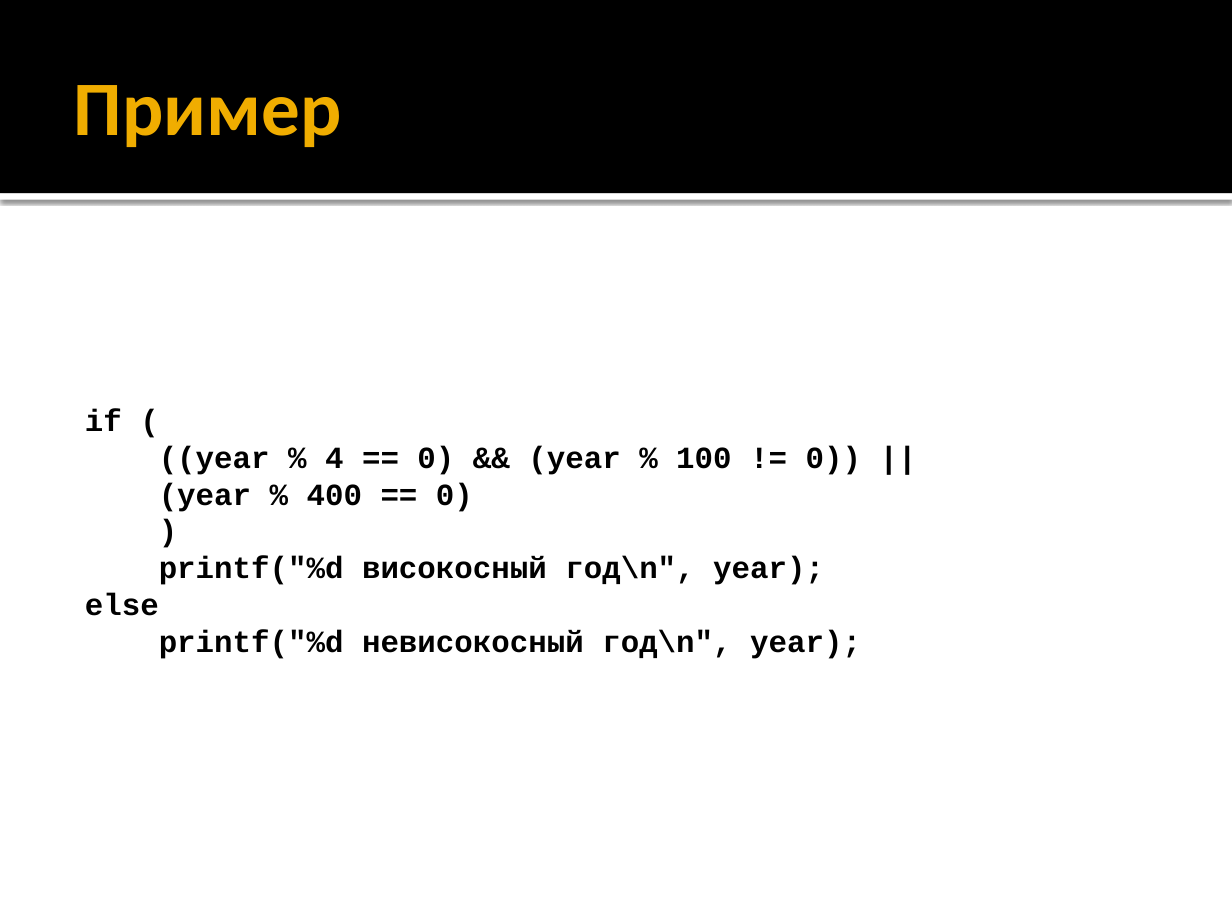
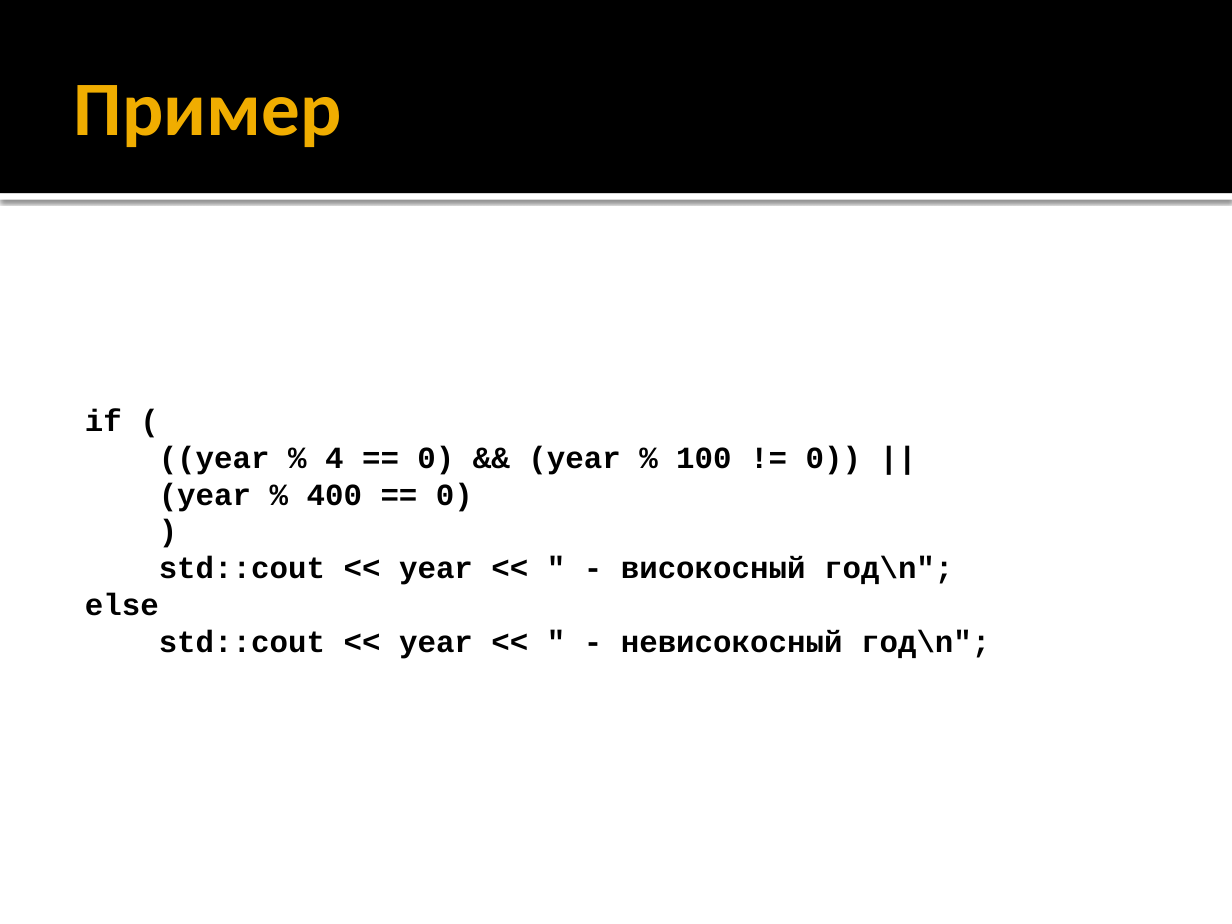
Before and after one commit to alexey-malov/oop, a slide deck: slide 42 of lectures/01/Синтаксис C++.pptx (slide 39 before the commit). Drawn at 1232x924 pixels with LibreOffice and Linux fonts; fonts in the diff are those of the drawing. Boxes give left, top, right and bottom in pixels: in the first picture for what was removed or moved away, otherwise in the second. Text is boxed around its words. In the diff, an @@ line names an element or a change of style, - is before the commit and + after.

```diff
--- a/lectures/01/Синтаксис C++.pptx
+++ b/lectures/01/Синтаксис C++.pptx
@@ text at [159, 556, 953, 585]: text changed @@
-printf("%d високосный год\n", year);
+std::cout << year << " - високосный год\n";
@@ text at [159, 630, 990, 659]: text changed @@
-printf("%d невисокосный год\n", year);
+std::cout << year << " - невисокосный год\n";
```
Also in this commit, not shown: 9 other slides changed, 3 slides added.
